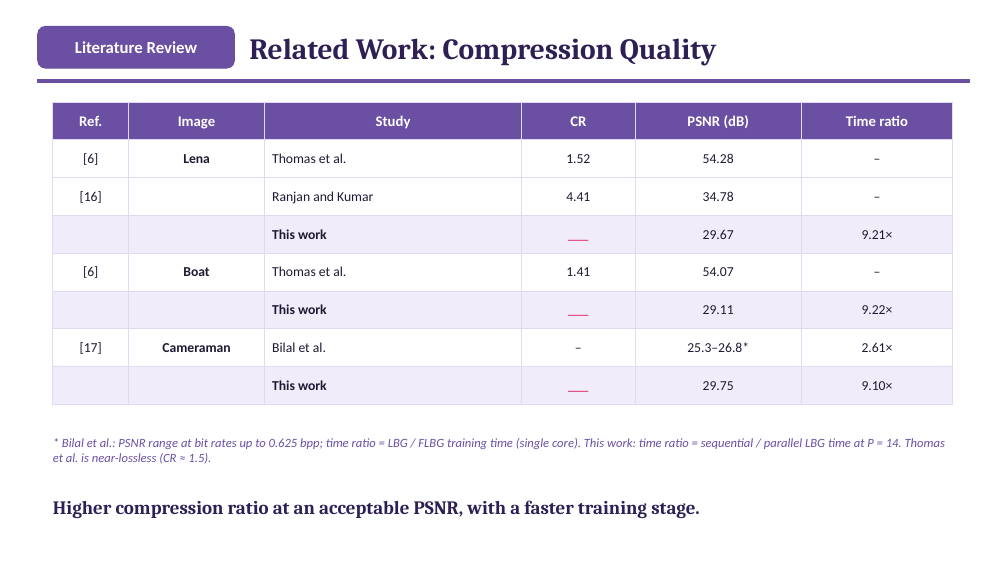
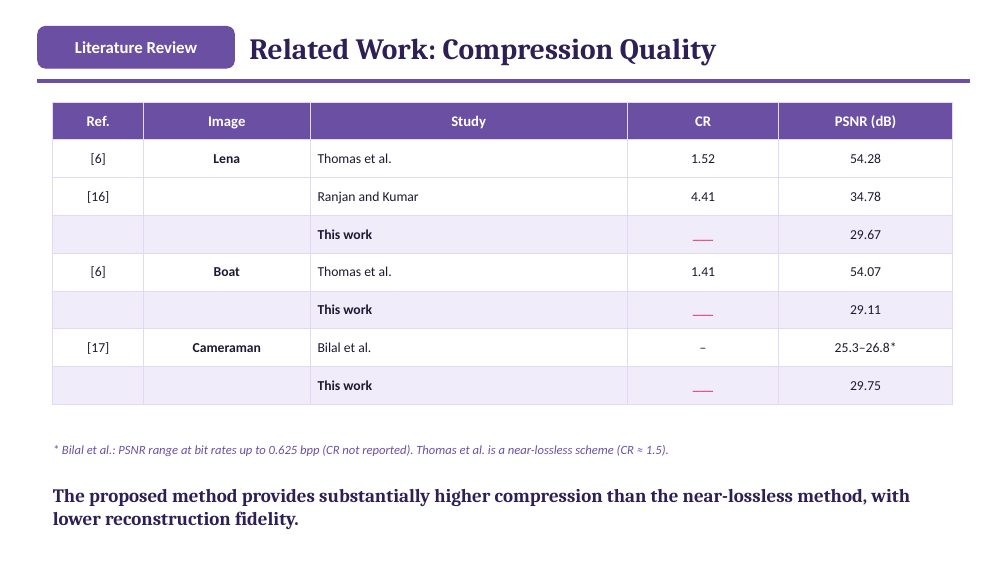
Before and after one commit to ibtihal-cpu/mihk, a slide deck: slide 6 of results/seminar/figs/Seminar_Ibtihal_v3.pptx. Drawn at 1008x567 pixels with LibreOffice and Linux fonts; fonts in the diff are those of the drawing. Boxes give left, top, right and bottom in pixels: in the first picture for what was removed or moved away, otherwise in the second. Text is boxed around its words. In the diff, an @@ line names an element or a change of style, - is before the commit and + after.

```diff
--- a/results/seminar/figs/Seminar_Ibtihal_v3.pptx
+++ b/results/seminar/figs/Seminar_Ibtihal_v3.pptx
@@ table at bbox=[53, 102, 953, 394] @@
-column 6: Time ratio | – | – | 9.21× | – | 9.22× | 2.61× | 9.10×
@@ text at bbox=[62, 445, 669, 456]: text changed @@
-* Bilal et al.: PSNR range at bit rates up to 0.625 bpp; time ratio = LBG / FLBG training time (single core). This work: time ratio = sequential / parallel LBG time at P = 14. Thomas et al. is near-lossless (CR ≈ 1.5).
+* Bilal et al.: PSNR range at bit rates up to 0.625 bpp (CR not reported). Thomas et al. is a near-lossless scheme (CR ≈ 1.5).
@@ text at bbox=[53, 489, 910, 529]: text changed @@
-Higher compression ratio at an acceptable PSNR, with a faster training stage.
+The proposed method provides substantially higher compression than the near-lossless method, with lower reconstruction fidelity.
```
Also in this commit, not shown: 7 other slides changed, 6 other files.
